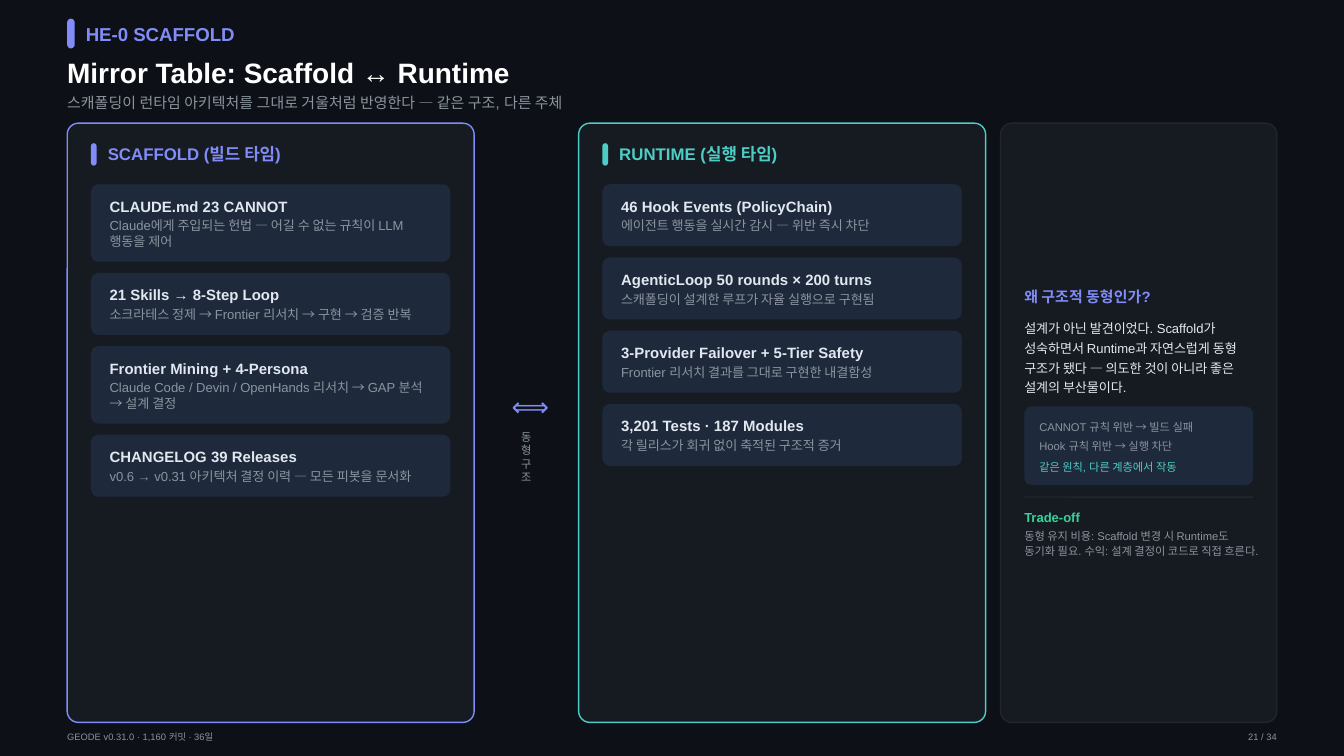
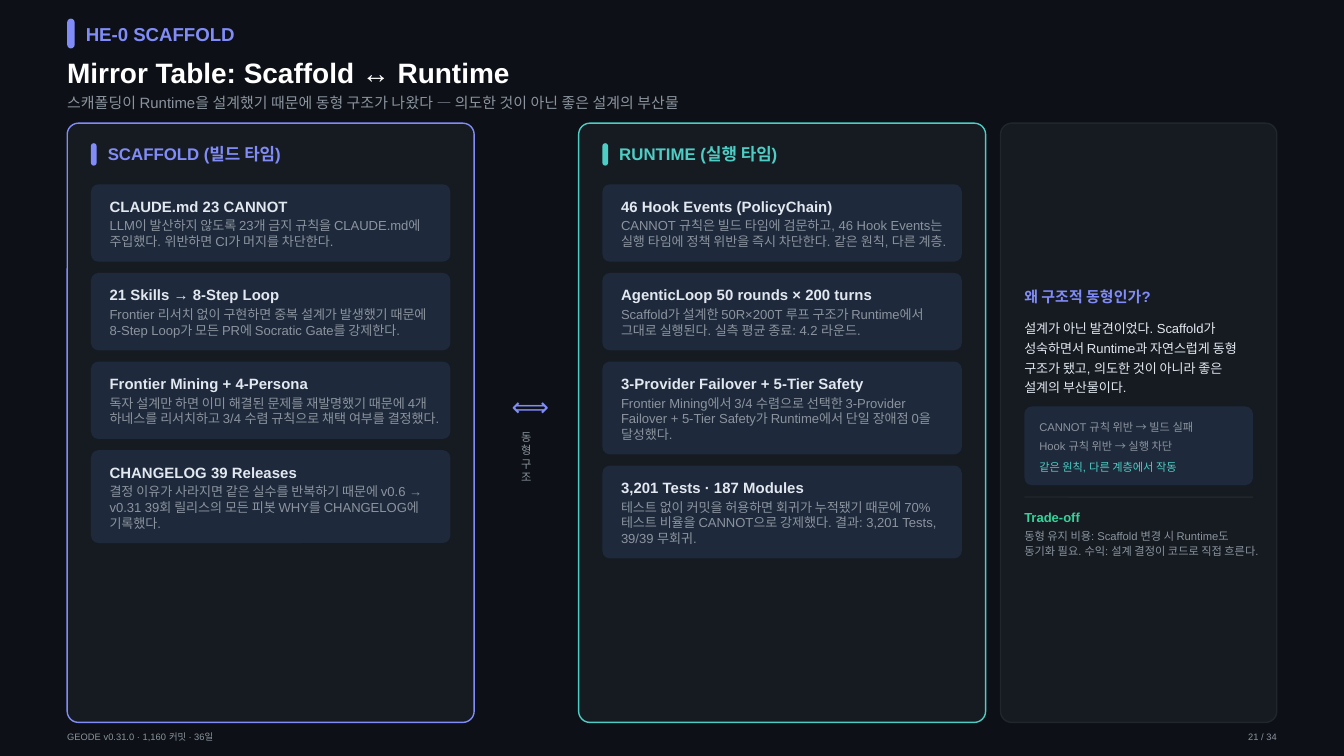
Before and after one commit to mangowhoiscloud/portfolio, a slide deck: slide 21 of geode/versions/v6/GEODE-Portfolio-v030.pptx. Drawn at 1344x756 pixels with LibreOffice and Linux fonts; fonts in the diff are those of the drawing. Boxes give left, top, right and bottom in pixels: in the first picture for what was removed or moved away, otherwise in the second. Text is boxed around its words. In the diff, an @@ line names an element or a change of style, - is before the commit and + after.

```diff
--- a/geode/versions/v6/GEODE-Portfolio-v030.pptx
+++ b/geode/versions/v6/GEODE-Portfolio-v030.pptx
@@ text at (67,95,678,109): text changed @@
-스캐폴딩이 런타임 아키텍처를 그대로 거울처럼 반영한다 — 같은 구조, 다른 주체
+스캐폴딩이 Runtime을 설계했기 때문에 동형 구조가 나왔다 — 의도한 것이 아닌 좋은 설계의 부산물
@@ rounded rectangle: place and size @@
-rounded rectangle at (602,184,961,246)
+rounded rectangle at (602,184,961,262)
@@ text at (110,219,420,247): text changed @@
-Claude에게 주입되는 헌법 — 어길 수 없는 규칙이 LLM 행동을 제어
+LLM이 발산하지 않도록 23개 금지 규칙을 CLAUDE.md에 주입했다. 위반하면 CI가 머지를 차단한다.
@@ text at (621,219,947,248): text changed @@
-에이전트 행동을 실시간 감시 — 위반 즉시 차단
+CANNOT 규칙은 빌드 타임에 검문하고, 46 Hook Events는 실행 타임에 정책 위반을 즉시 차단한다. 같은 원칙, 다른 계층.
@@ rounded rectangle: place and size @@
-rounded rectangle at (91,273,450,335)
+rounded rectangle at (91,273,450,351)
@@ rounded rectangle: place and size @@
-rounded rectangle at (602,258,961,320)
+rounded rectangle at (602,273,961,351)
@@ text at (110,308,427,338): text changed @@
-소크라테스 정제 → Frontier 리서치 → 구현 → 검증 반복
+Frontier 리서치 없이 구현하면 중복 설계가 발생했기 때문에 8-Step Loop가 모든 PR에 Socratic Gate를 강제한다.
@@ text at (621,308,923,336): text changed @@
-스캐폴딩이 설계한 루프가 자율 실행으로 구현됨
+Scaffold가 설계한 50R×200T 루프 구조가 Runtime에서 그대로 실행된다. 실측 평균 종료: 4.2 라운드.
@@ text at (1024,322,1237,393): text changed @@
-설계가 아닌 발견이었다. Scaffold가 성숙하면서 Runtime과 자연스럽게 동형 구조가 됐다 — 의도한 것이 아니라 좋은 설계의 부산물이다.
+설계가 아닌 발견이었다. Scaffold가 성숙하면서 Runtime과 자연스럽게 동형 구조가 됐고, 의도한 것이 아니라 좋은 설계의 부산물이다.
@@ 3 texts, 1 rounded rectangle: place and size @@
-3 texts, 1 rounded rectangle at (91,274,871,462)
+3 texts, 1 rounded rectangle at (91,289,871,478)
@@ rounded rectangle: place and size @@
-rounded rectangle at (602,331,961,392)
+rounded rectangle at (602,362,961,454)
@@ text "3-Provider Failover + 5-Tier Safety": place and size @@
-text "3-Provider Failover + 5-Tier Safety" at (621,347,863,361)
+text "3-Provider Failover + 5-Tier Safety" at (621,378,863,392)
@@ text at (110,397,439,424): text changed @@
-Claude Code / Devin / OpenHands 리서치 → GAP 분석 → 설계 결정
+독자 설계만 하면 이미 해결된 문제를 재발명했기 때문에 4개 하네스를 리서치하고 3/4 수렴 규칙으로 채택 여부를 결정했다.
@@ text at (621,397,931,440): text changed @@
-Frontier 리서치 결과를 그대로 구현한 내결함성
+Frontier Mining에서 3/4 수렴으로 선택한 3-Provider Failover + 5-Tier Safety가 Runtime에서 단일 장애점 0을 달성했다.
@@ rounded rectangle: place and size @@
-rounded rectangle at (91,435,450,497)
+rounded rectangle at (91,450,450,543)
@@ proportions changed in 6 elements at (91,273,450,351), (602,184,961,262), (602,273,961,351), (91,450,450,543), (602,362,961,454), (602,465,961,558) @@
@@ rounded rectangle: place and size @@
-rounded rectangle at (602,405,961,466)
+rounded rectangle at (602,465,961,558)
@@ text "3,201 Tests · 187 Modules": place and size @@
-text "3,201 Tests · 187 Modules" at (621,420,804,434)
+text "3,201 Tests · 187 Modules" at (621,482,804,496)
@@ text at (110,485,419,529): text changed @@
-v0.6 → v0.31 아키텍처 결정 이력 — 모든 피봇을 문서화
+결정 이유가 사라지면 같은 실수를 반복하기 때문에 v0.6 → v0.31 39회 릴리스의 모든 피봇 WHY를 CHANGELOG에 기록했다.
@@ text at (621,501,936,544): text changed @@
-각 릴리스가 회귀 없이 축적된 구조적 증거
+테스트 없이 커밋을 허용하면 회귀가 누적됐기 때문에 70% 테스트 비율을 CANNOT으로 강제했다. 결과: 3,201 Tests, 39/39 무회귀.
```
Also in this commit, not shown: 33 other slides changed, 35 other files.
